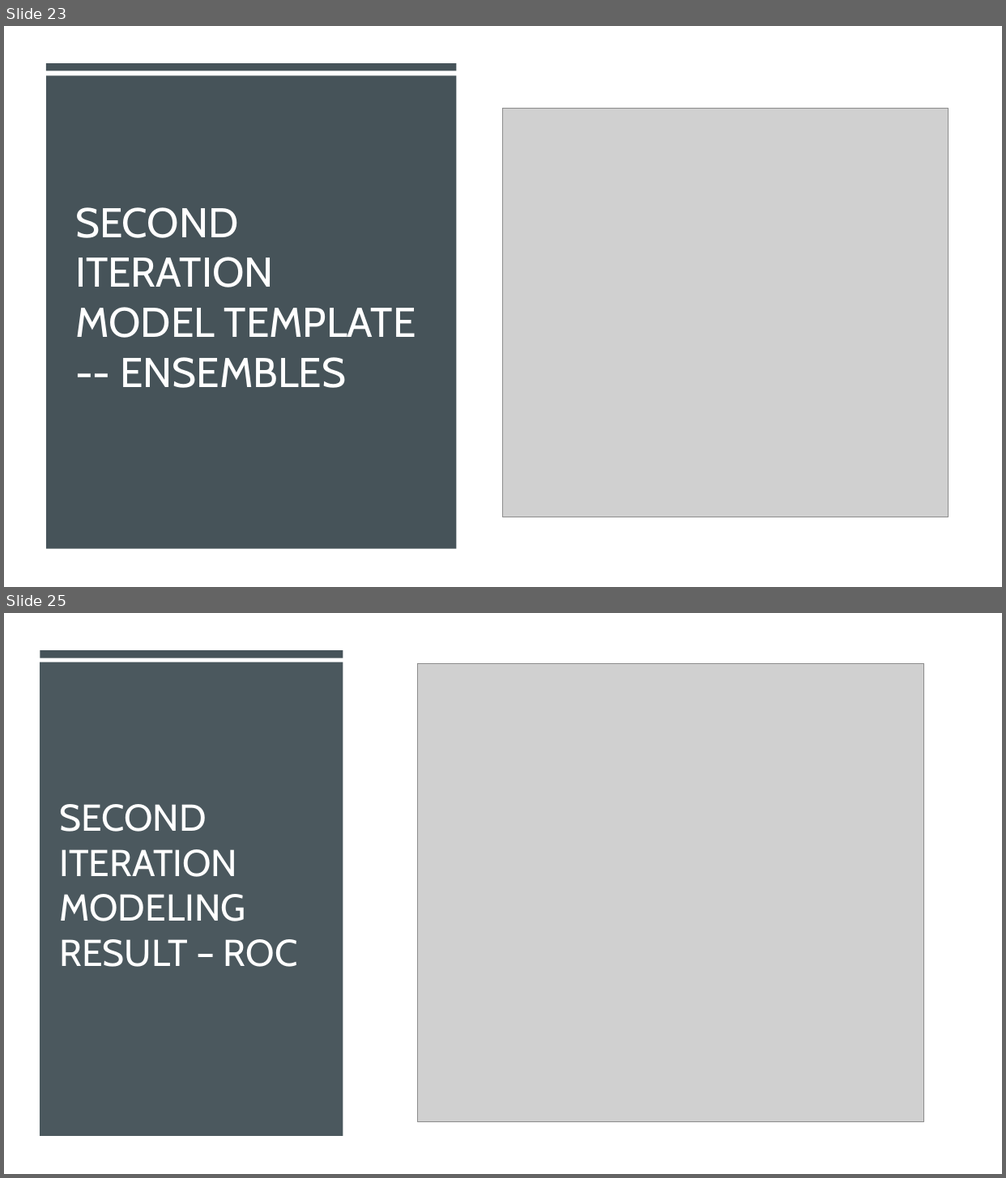
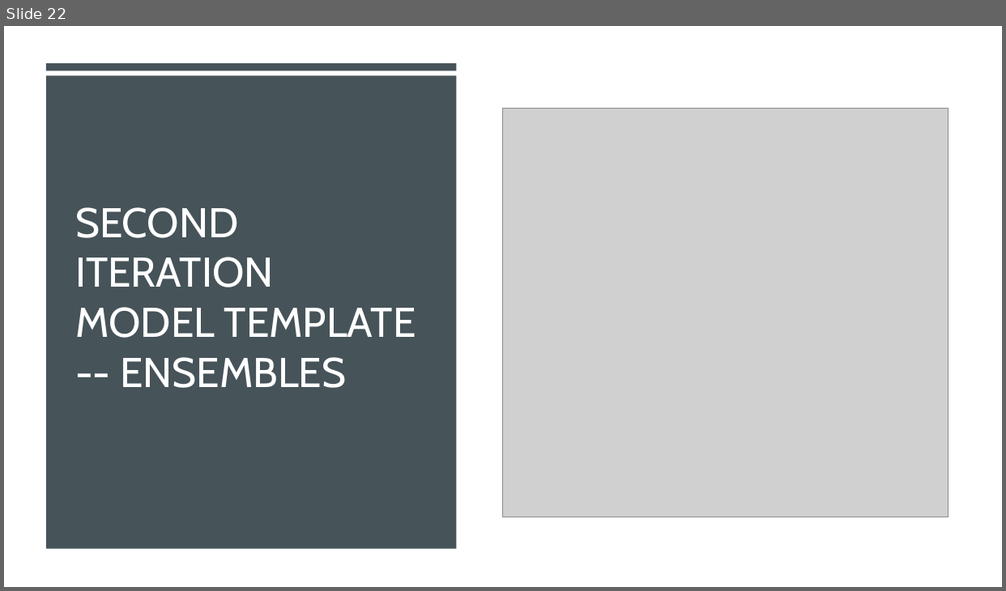
Before and after one commit to SvenWeiss-HDM/Classification, a slide deck: HDM Data Science v0226 _copySven.pptx. Shown one above the other, each under a label of ours: slides 23 and 25 before the commit, slide 22 after it; the slides between them are not shown. The pictures are 1006x1178 and 1006x591 pixels, drawn with LibreOffice and Linux fonts; fonts in the diff are those of the drawing; grey boxes stand for pictures. Boxes give left, top, right and bottom in pixels: in the first picture for what was removed or moved away, otherwise in the second. Text is boxed around its words. In the diff, an @@ line names an element or a change of style, - is before the commit and + after.

```diff
--- a/HDM Data Science v0226 _copySven.pptx
+++ b/HDM Data Science v0226 _copySven.pptx
@@ slide 25 removed at [4,613,1002,1174], background #FFFFFF @@
@@ rectangle removed at [4,613,1002,1174] @@
@@ rectangle removed at [40,650,343,658] @@
@@ rectangle removed at [40,662,343,1136] @@
@@ picture removed at [418,664,924,1122] @@
@@ title removed at [59,804,298,967] @@
-SECOND ITERATION
-MODELING RESULT – ROC
@@ what was slide 23 is now slide 22 @@
```
Also in this commit, not shown: 3 slides changed, 1 slide added, 1 other slide removed, 12 other files.
